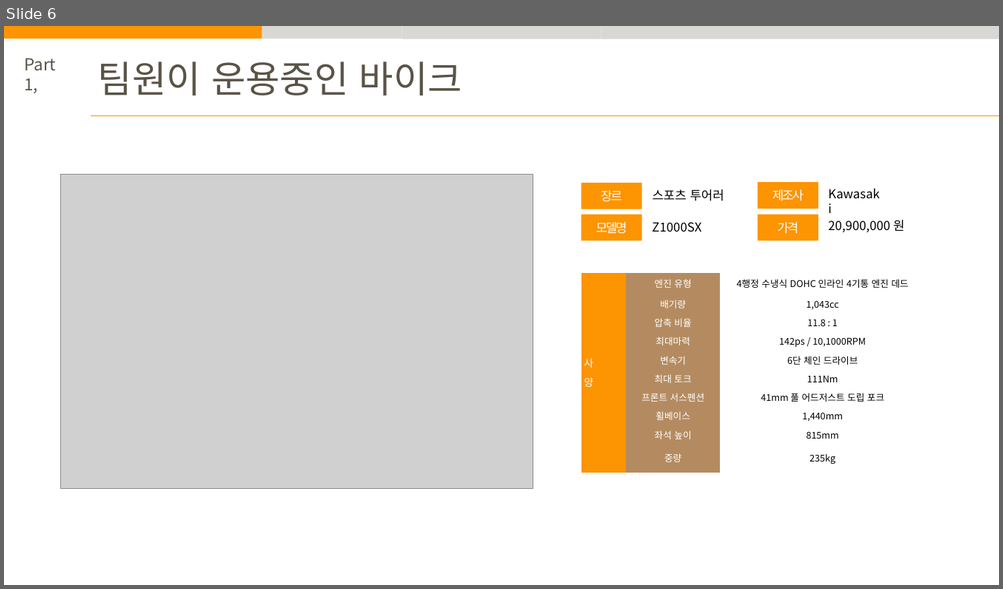
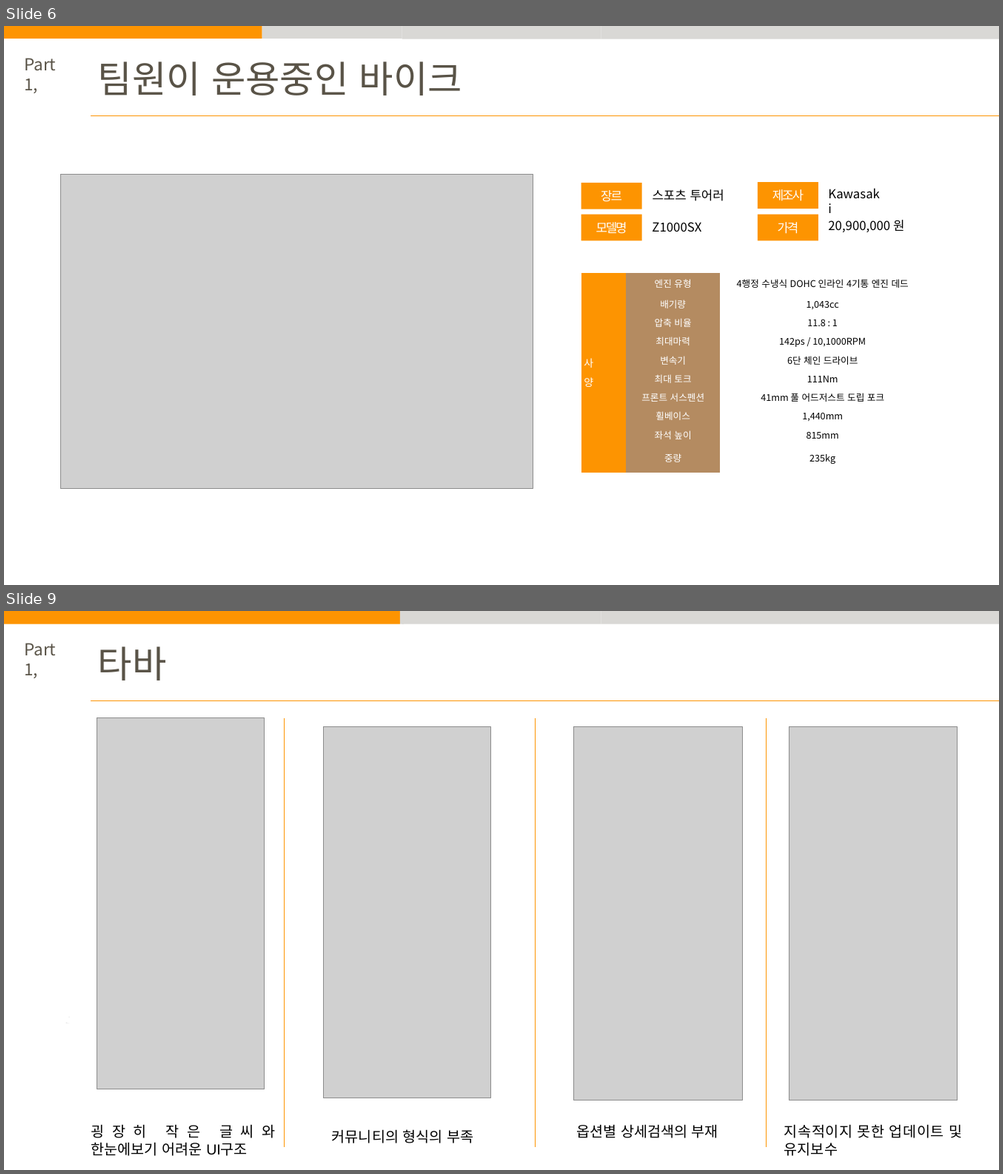
Before and after one commit to jowunnal/INCOPOST, a slide deck: 계획서/인코포스트 발표자료.pptx. Shown one above the other, each under a label of ours: slide 6 before the commit, slides 6 and 9 after it; the slides between them are not shown. The pictures are 1003x589 and 1003x1174 pixels, drawn with LibreOffice and Linux fonts; fonts in the diff are those of the drawing; grey boxes stand for pictures. Boxes give left, top, right and bottom in pixels: in the first picture for what was removed or moved away, otherwise in the second. Text is boxed around its words. In the diff, an @@ line names an element or a change of style, - is before the commit and + after.

```diff
--- a/계획서/인코포스트 발표자료.pptx
+++ b/계획서/인코포스트 발표자료.pptx
@@ slide 9 added at [4,611,999,1170], background #FFFFFF @@
@@ rectangle added at [4,611,400,624], fill #FD9401 @@
@@ rectangle added at [400,611,404,624], fill #D9D8D5 @@
@@ rectangle added at [401,611,601,624], fill #D9D8D5 @@
@@ rectangle added at [601,611,800,624], fill #D9D8D5 @@
@@ rectangle added at [800,611,999,624], fill #D9D8D5 @@
@@ text added at [25,643,57,678], 16 pt, text #595347 @@
+Part 1,
@@ text added at [98,647,167,681], 36 pt, text #595347 @@
+타바
@@ line added from (91, 701) to (999, 701), #FD9401 0.5 pt @@
@@ picture added at [97,718,264,1090] @@
@@ line added from (284, 718) to (284, 1148), #FD9401 0.5 pt @@
@@ line added from (535, 718) to (535, 1148), #FD9401 0.5 pt @@
@@ line added from (765, 718) to (765, 1148), #FD9401 0.5 pt @@
@@ picture added at [324,727,490,1099] @@
@@ picture added at [574,727,743,1101] @@
@@ picture added at [789,727,958,1101] @@
@@ freeform shape added at [65,1017,69,1024], fill #3B3838, outline #FFFFFF 0.48 pt @@
@@ text added at [91,1125,275,1156], 14 pt, text #000000 @@
+굉장히 작은 글씨와 한눈에보기 어려운 UI구조
@@ text added at [332,1130,473,1144], 14 pt, text #000000 @@
+커뮤니티의 형식의 부족
@@ text added at [576,1125,718,1139], 14 pt, text #000000 @@
+옵션별 상세검색의 부재
@@ text added at [784,1125,962,1156], 14 pt, text #000000 @@
+지속적이지 못한 업데이트 및 유지보수
```
Also in this commit, not shown: 10 slides changed, 2 other slides added, 2 other files.
